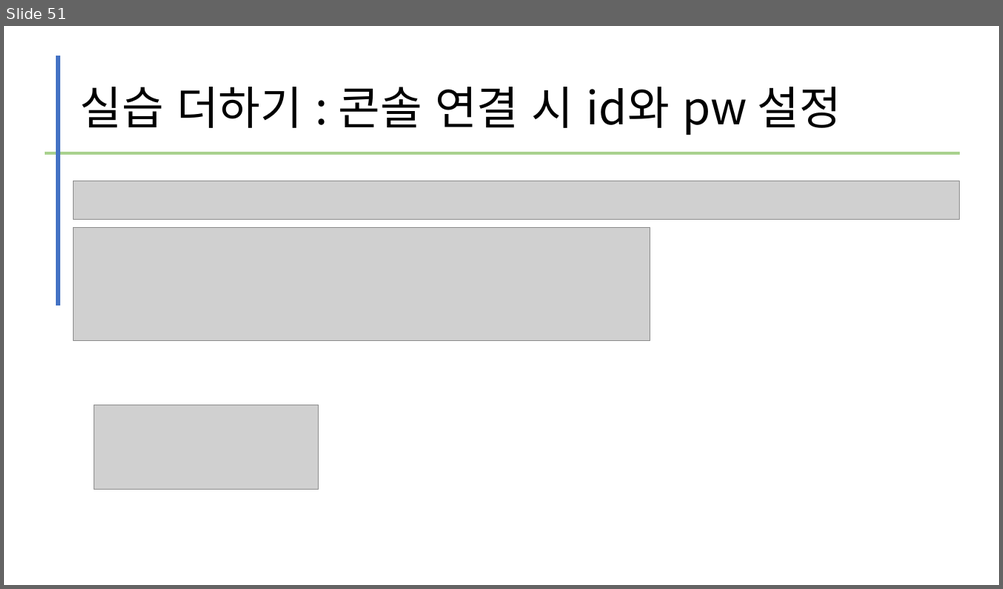
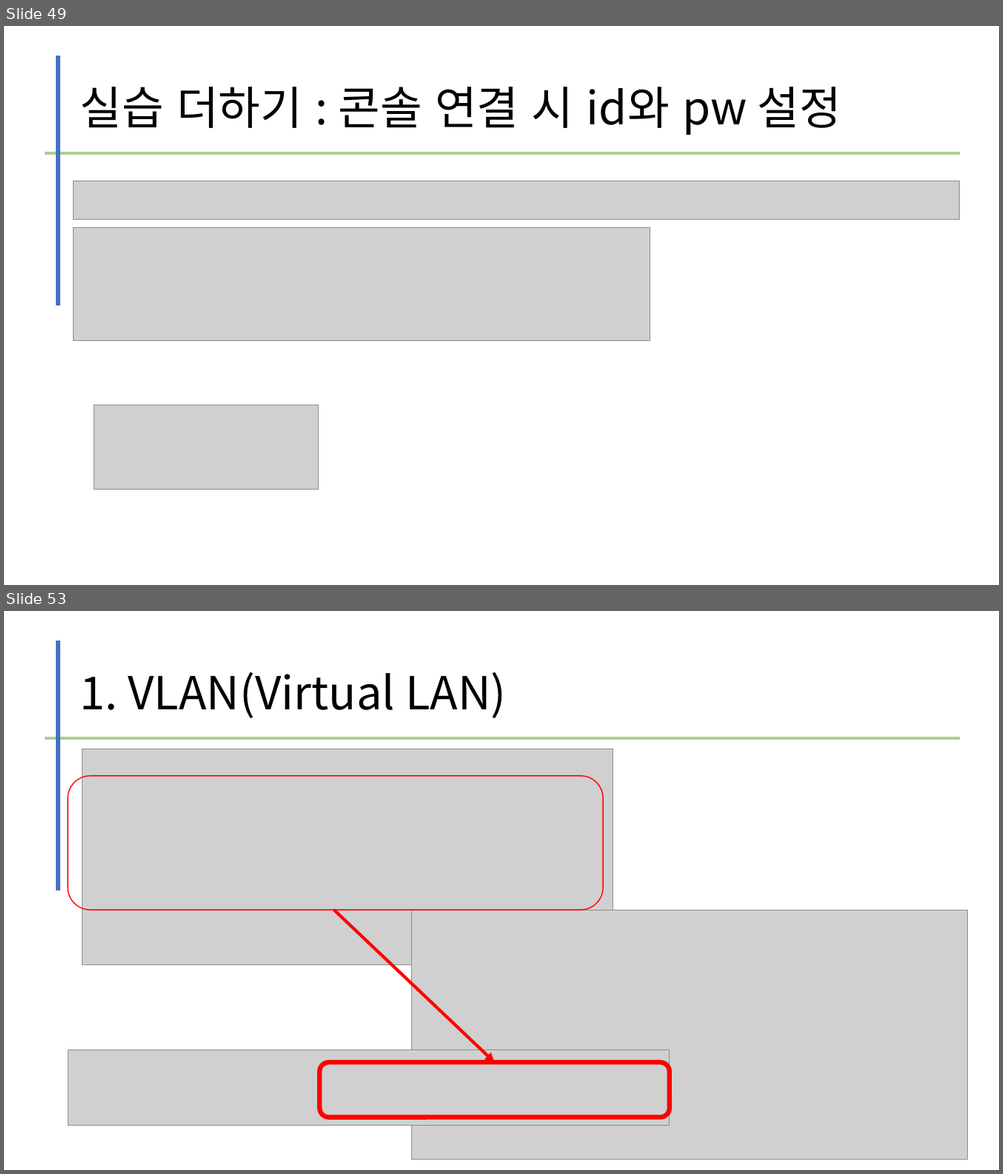
Before and after one commit to kig2929kig/network, a slide deck: L2L3 스위치 구축.pptx. Shown one above the other, each under a label of ours: slide 51 before the commit, slides 49 and 53 after it; the slides between them are not shown. The pictures are 1003x589 and 1003x1174 pixels, drawn with LibreOffice and Linux fonts; fonts in the diff are those of the drawing; grey boxes stand for pictures. Boxes give left, top, right and bottom in pixels: in the first picture for what was removed or moved away, otherwise in the second. Text is boxed around its words. In the diff, an @@ line names an element or a change of style, - is before the commit and + after.

```diff
--- a/L2L3 스위치 구축.pptx
+++ b/L2L3 스위치 구축.pptx
@@ slide 53 added at box(4, 611, 999, 1170), background #FFFFFF @@
@@ line added from (58, 641) to (58, 891), #4472C4 4.5 pt @@
@@ title added at box(79, 672, 506, 718), 44 pt, text #000000 @@
+1. VLAN(Virtual LAN)
@@ line added from (44, 738) to (960, 738), #A9D18E 3 pt @@
@@ picture added at box(82, 749, 614, 965) @@
@@ rounded rectangle added at box(68, 776, 603, 910), outline #FF0000 1 pt @@
@@ arrow added from (334, 910) to (494, 1063), #FF0000 3 pt @@
@@ picture added at box(412, 910, 967, 1160) @@
@@ picture added at box(68, 1051, 669, 1126) @@
@@ rounded rectangle added at box(319, 1063, 669, 1119), outline #FF0000 4.5 pt @@
@@ what was slide 51 is now slide 49 @@
```
Also in this commit, not shown: 2 slides changed, 14 other slides added, 1 slide removed.
